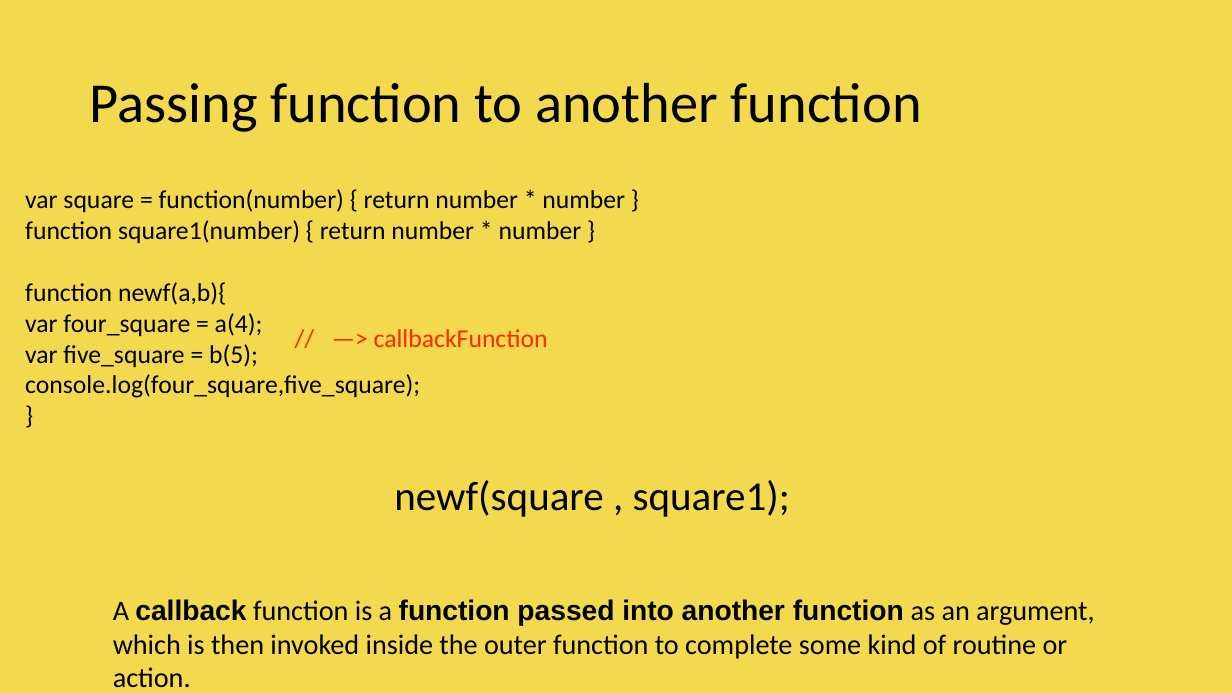
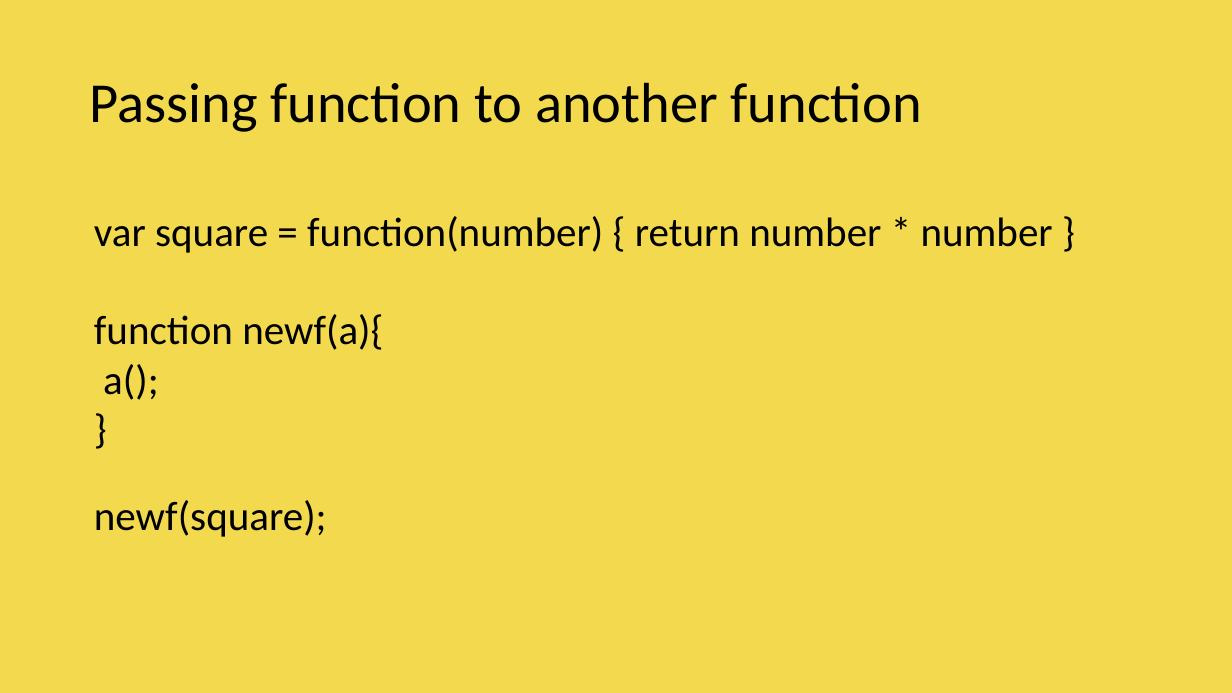
Before and after one commit to vishwanantha/javascript-101, a slide deck: slide 40 of ppt/001 - DataTypes.pptx (slide 42 before the commit). Drawn at 1232x693 pixels with LibreOffice and Linux fonts; fonts in the diff are those of the drawing; background and template pictures are left out. Boxes give left, top, right and bottom in pixels: in the first picture for what was removed or moved away, otherwise in the second. Text is boxed around its words. In the diff, an @@ line names an element or a change of style, - is before the commit and + after.

```diff
--- a/ppt/001 - DataTypes.pptx
+++ b/ppt/001 - DataTypes.pptx
@@ text "var square = function(number) { ...": place and size @@
-text "var square = function(number) { ..." at (25, 189, 625, 398)
+text "var square = function(number) { ..." at (94, 216, 1053, 400)
@@ text at (94, 216, 1053, 253): size 20 to 32 pt in "var square = function(number) { return number ...", "}" @@
@@ text at (94, 314, 383, 400): text changed; size 20 to 32 pt @@
-function square1(number) { return number * number }
-function newf(a,b){
-var four_square = a(4);
-var five_square = b(5);
-console.log(four_square,five_square);
+function newf(a){
+a();
@@ text removed at (374, 329, 548, 347) @@
-// —> callbackFunction
@@ text at (94, 500, 327, 537): text changed @@
-newf(square , square1);
+newf(square);
@@ text removed at (113, 599, 1095, 688) @@
-A callback function is a function passed into another function as an argument, which is then invoked inside the outer function to complete some kind of routine or action.
```
Also in this commit, not shown: 26 other slides changed, 6 slides added, 11 slides removed, 1 other file.
